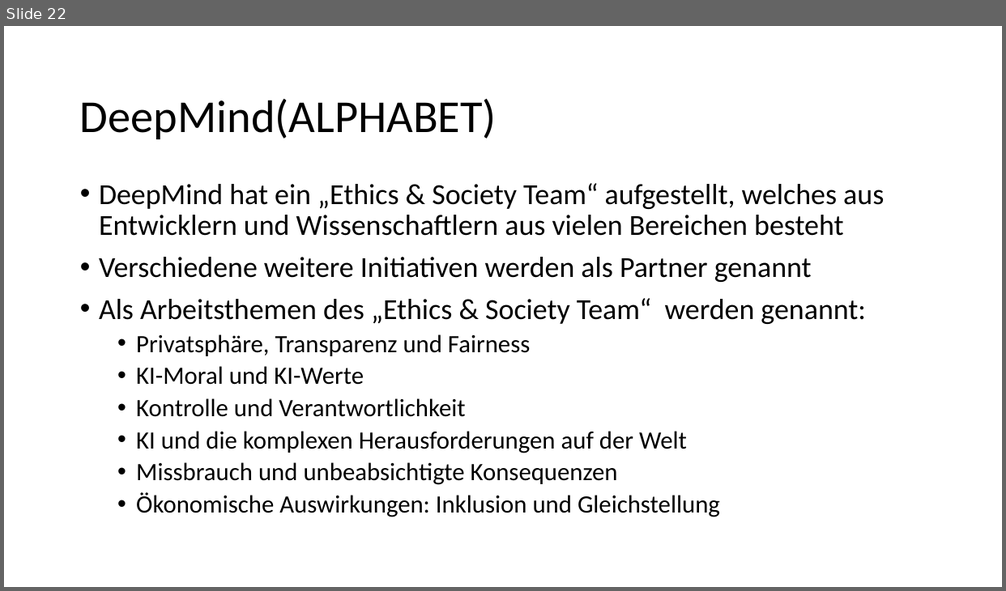
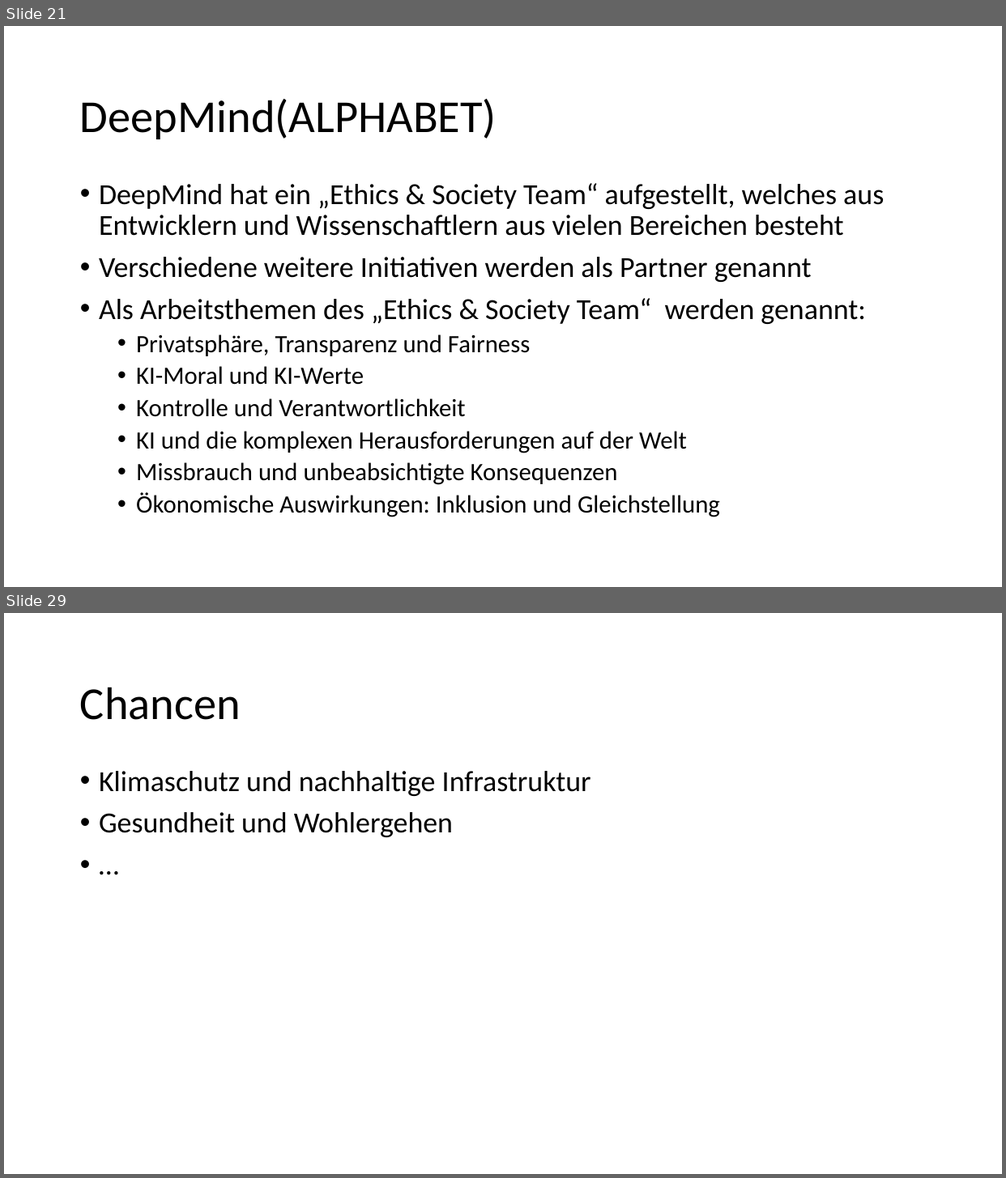
Before and after one commit to bosinoliver/ros-kinect-roboticarm, a slide deck: Kognitive Systeme Vortrag/Ethics in AI.pptx. Shown one above the other, each under a label of ours: slide 22 before the commit, slides 21 and 29 after it; the slides between them are not shown. The pictures are 1006x591 and 1006x1178 pixels, drawn with LibreOffice and Linux fonts; fonts in the diff are those of the drawing; background and template pictures are left out. Boxes give left, top, right and bottom in pixels: in the first picture for what was removed or moved away, otherwise in the second. Text is boxed around its words. In the diff, an @@ line names an element or a change of style, - is before the commit and + after.

```diff
--- a/Kognitive Systeme Vortrag/Ethics in AI.pptx
+++ b/Kognitive Systeme Vortrag/Ethics in AI.pptx
@@ slide 29 added at [4, 613, 1002, 1174], background #FFFFFF @@
@@ title added at [80, 687, 241, 720], 44 pt, text #000000 @@
+Chancen
@@ text added at [99, 771, 591, 837], 28 pt, text #000000 @@
+• Klimaschutz und nachhaltige Infrastruktur
+• Gesundheit und Wohlergehen
+• …
@@ what was slide 22 is now slide 21 @@
```
Also in this commit, not shown: 8 slides changed, 8 other slides added, 2 slides removed, 1 other file.
